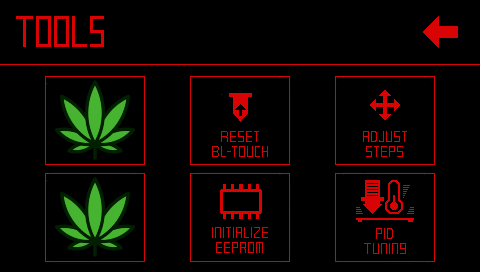
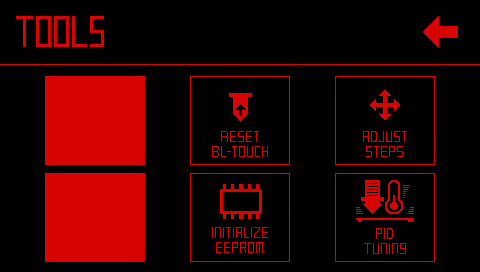
Two versions of the same layered image (480 × 272). Layer-by-layer changes:
painted on "34_E_Language2.bmp" over [46, 77, 144, 261]
